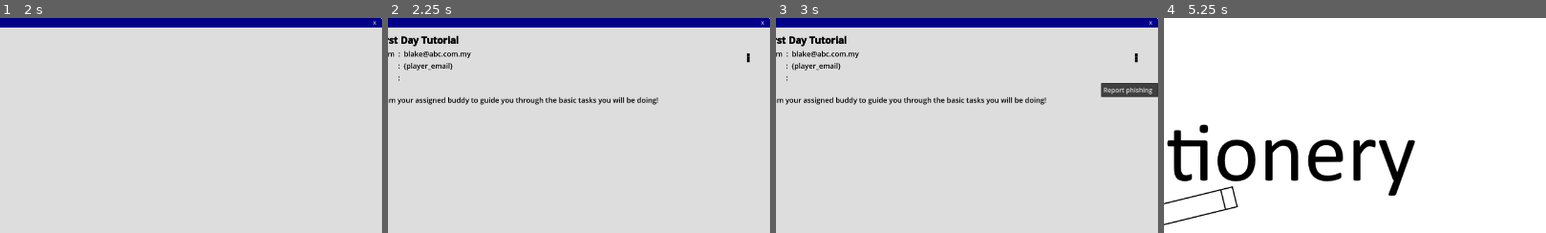
Above: before the commit, frames 1-4 (left to right).
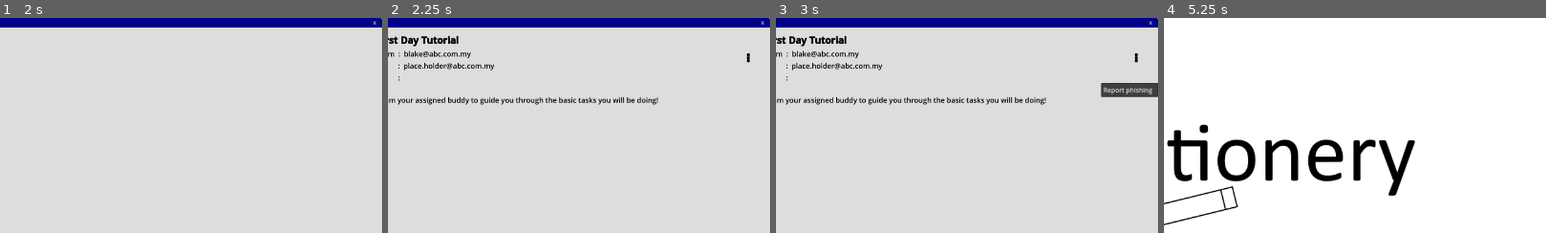
Above: after the commit, the same moments.

Repository: Wong-Kai-Lun/gamified-cybersecurity-awareness-training
Game: Godot game, scene res://game/main_menu/main_menu.tscn
Same seed, same stepped clock (60 frames per second), same inputs: the game is played once before the commit and once after it.
Inputs (mouse positions are % of the whole screen's width and height, from its top left):
- Up to frame 1 (2 s): click "New Game" at 0.5 s; click "Monday" at 1.25 s
- Up to frame 2 (2.25 s): click (32, 8) at 2.02 s
- Up to frame 3 (3 s): click "⋮" at 2.75 s
- Up to frame 4 (5.25 s): click (2, 97) at 3.5 s; click "Inv" at 4.25 s; click "3M" at 5 s
The pictures show only the part of the screen within x 50-100%, y 0-50%; the shares and areas given below are measured in that part.

Frame 1 is identical in both runs. In frame 2, 0.4% of the frame differs, in the area x 4-28%, y 20-25%; in frame 3, 0.4%; in frame 4, nothing differs.

Commit message:
Update GameManager.gd
- Now starting on having player's credentials for dynamic, custom email loading.

Diff:
--- a/godot/data/file/1_genius_purchase_order.tres
+++ b/godot/data/file/1_genius_purchase_order.tres
@@ -7,6 +7,6 @@
 script = ExtResource("1_8koud")
 file_id = "1_genius_purchase_order"
 file_texture = ExtResource("1_g05u2")
-file_name = "Genius Purchase Order"
+file_name = "Genius Purchase Order.pdf"
 file_context = 0
 file_type = 0
--- a/godot/game/game_manager.gd
+++ b/godot/game/game_manager.gd
@@ -2,12 +2,27 @@
 class_name GameManager
 
 signal inventory_changed(inventory: Array[FileData])
+
+# Player Values
+var _COMPANY_DOMAIN = "@abc.com.my"
+var _player_name: String = "Placeholder"
+var _player_email: String = "place.holder" + _COMPANY_DOMAIN
 
 var _inventory: Array[FileData] = []
 var _recycle_bin: Array[FileData] = []
 
 func _ready():
 	print("GameManager is online!")
+
+
+func replace_placeholder_name(placeholder_name: String) -> String:
+	var replaced_name = placeholder_name.replace(placeholder_name, _player_name)
+	return replaced_name
+
+
+func replace_placeholder_email(placeholder_email: String) -> String:
+	var replaced_email = placeholder_email.replace(placeholder_email, _player_email)
+	return replaced_email
 
 func add_file_to_inventory(file: FileData) -> void:
 	var new_file := file.duplicate()
--- a/godot/game/main_game/programs/email_client/email_body/email_body.gd
+++ b/godot/game/main_game/programs/email_client/email_body/email_body.gd
@@ -57,7 +57,10 @@
 
 	subject.bbcode_text = "[b]" + data.subject
 	from_rtl.text = data.sender_address
-	to_rtl.text = data.to_address
+
+	var player_to_address = GameManagerInstance.replace_placeholder_email(data.to_address)
+	to_rtl.text = player_to_address
+
 	cc_rtl.text = data.cc_address
 	body_rtl.bbcode_text = data.email_body
 
@@ -76,7 +79,7 @@
 # Update it to show a drop zone arrow icon in can_drop_data func
 func _setup_outbound(data: EmailData) -> void:
 	_setup_message(data)
-	outbound_file_container_instance.clear_files()
+	outbound_file_container_instance.draw_files()
 	outbound_file_container_instance.show()
 	send_button.show()
 
--- a/godot/game/main_game/programs/email_client/email_body/email_body.tscn
+++ b/godot/game/main_game/programs/email_client/email_body/email_body.tscn
@@ -81,6 +81,7 @@
 custom_minimum_size = Vector2(100, 50)
 layout_mode = 2
 size_flags_vertical = 4
+mouse_default_cursor_shape = 2
 theme_override_styles/focus = SubResource("StyleBoxEmpty_o3oar")
 theme_override_styles/hover = SubResource("StyleBoxFlat_07eb5")
 theme_override_styles/pressed = SubResource("StyleBoxFlat_dow8o")
--- a/godot/game/main_game/programs/email_client/email_body/inbound_file_container.gd
+++ b/godot/game/main_game/programs/email_client/email_body/inbound_file_container.gd
@@ -9,6 +9,7 @@
 	for child in file_hflow.get_children():
 		child.queue_free()
 
+
 func populate(attached_files: Array[FileData]) -> void:
 	for file_data in attached_files:
 		var file_instance := file_scene.instantiate()
--- a/godot/game/main_game/programs/email_client/email_body/inbound_file_container.tscn
+++ b/godot/game/main_game/programs/email_client/email_body/inbound_file_container.tscn
@@ -35,5 +35,4 @@
 
 [node name="FileHFlow" type="HFlowContainer" parent="PanelContainer/MarginContainer"]
 layout_mode = 2
-size_flags_vertical = 4
 theme_override_constants/h_separation = 8
--- a/godot/game/main_game/programs/email_client/email_body/outbound_file_container.gd
+++ b/godot/game/main_game/programs/email_client/email_body/outbound_file_container.gd
@@ -4,10 +4,31 @@
 @onready var file_scene: PackedScene = preload("res://game/main_game/programs/file/file.tscn")
 var outbound_file_array: Array[FileData] = []
 
+@onready var drop_icon: TextureRect = $PanelContainer/TextureRect
 
+func _process(delta: float) -> void:
+	if outbound_file_array.is_empty():
+		drop_icon.show()
+	else:
+		drop_icon.hide()
+
+# draw files available in outbound array to keep
 func clear_files() -> void:
 	for child in outbound_hflow.get_children():
 		child.queue_free()
+
+
+func draw_files() -> void:
+	if outbound_file_array.is_empty():
+		return
+
+	clear_files()
+	for file_data in outbound_file_array:
+		var file_instance := file_scene.instantiate()
+		outbound_hflow.add_child(file_instance)
+		file_instance.setup(file_data)
+		file_instance.remove_requested.connect(_remove_outbound_file_data)
+
 
 func get_outbound_array() -> Array[FileData]:
 	return outbound_file_array
@@ -19,12 +40,8 @@
 
 func _drop_data(at_position: Vector2, data: Variant) -> void:
 	var outbound_file_data = GameManagerInstance.change_inventory_to_outbound(data)
-	var file_instance := file_scene.instantiate()
-	outbound_hflow.add_child(file_instance)
-	file_instance.setup(outbound_file_data)
-	file_instance.remove_requested.connect(_remove_outbound_file_data)
-
 	outbound_file_array.append(outbound_file_data)
+	draw_files()
 
 
 func _remove_outbound_file_data(file_data: FileData) -> void:
--- a/godot/game/main_game/programs/email_client/email_body/outbound_file_container.tscn
+++ b/godot/game/main_game/programs/email_client/email_body/outbound_file_container.tscn
@@ -1,6 +1,7 @@
-[gd_scene load_steps=3 format=3 uid="uid://blfb0yut3xa32"]
+[gd_scene load_steps=4 format=3 uid="uid://blfb0yut3xa32"]
 
 [ext_resource type="Script" path="res://game/main_game/programs/email_client/email_body/outbound_file_container.gd" id="1_pqt3o"]
+[ext_resource type="Texture2D" uid="uid://ct8bjrpy2xs44" path="res://assets/down_arrow.png" id="2_ykgql"]
 
 [sub_resource type="StyleBoxFlat" id="StyleBoxFlat_ldjdr"]
 bg_color = Color(0, 0, 0, 0.0666667)
@@ -8,12 +9,9 @@
 [node name="OutboundFileContainer" type="Control"]
 custom_minimum_size = Vector2(0, 200)
 layout_mode = 3
-anchors_preset = 15
+anchors_preset = 10
 anchor_right = 1.0
-anchor_bottom = 1.0
-offset_bottom = -880.0
 grow_horizontal = 2
-grow_vertical = 2
 size_flags_horizontal = 3
 size_flags_vertical = 3
 script = ExtResource("1_pqt3o")
@@ -28,6 +26,12 @@
 mouse_filter = 2
 theme_override_styles/panel = SubResource("StyleBoxFlat_ldjdr")
 
+[node name="TextureRect" type="TextureRect" parent="PanelContainer"]
+layout_mode = 2
+size_flags_horizontal = 4
+size_flags_vertical = 4
+texture = ExtResource("2_ykgql")
+
 [node name="MarginContainer" type="MarginContainer" parent="PanelContainer"]
 layout_mode = 2
 mouse_filter = 2
--- a/godot/game/main_game/programs/file/file.gd
+++ b/godot/game/main_game/programs/file/file.gd
@@ -18,12 +18,15 @@
 	match data.file_context:
 		FileData.FileContext.INBOUND:
 			_setup_inbound_file()
+			action_menu_button.flat = true
 
 		FileData.FileContext.INVENTORY:
 			_setup_inventory_file()
+			action_menu_button.flat = false
 
 		FileData.FileContext.OUTBOUND:
 			_setup_outbound_file()
+			action_menu_button.flat = true
 
 		FileData.FileContext.TRASH:
 			pass
--- a/godot/game/main_game/programs/file/file.tscn
+++ b/godot/game/main_game/programs/file/file.tscn
@@ -1,7 +1,17 @@
-[gd_scene load_steps=3 format=3 uid="uid://c2nqg7wkytt1g"]
+[gd_scene load_steps=7 format=3 uid="uid://c2nqg7wkytt1g"]
 
 [ext_resource type="Script" path="res://game/main_game/programs/file/file.gd" id="1_f2806"]
 [ext_resource type="Texture2D" uid="uid://0sxhrordswji" path="res://assets/file.png" id="1_uaw8u"]
+
+[sub_resource type="StyleBoxEmpty" id="StyleBoxEmpty_w8kp7"]
+
+[sub_resource type="StyleBoxFlat" id="StyleBoxFlat_8ia3t"]
+bg_color = Color(0, 0.733333, 1, 0.2)
+
+[sub_resource type="StyleBoxFlat" id="StyleBoxFlat_qiio6"]
+bg_color = Color(0, 0.733333, 1, 0.333333)
+
+[sub_resource type="StyleBoxEmpty" id="StyleBoxEmpty_ggat2"]
 
 [node name="File" type="Control"]
 custom_minimum_size = Vector2(125, 150)
@@ -22,7 +32,12 @@
 grow_horizontal = 2
 grow_vertical = 2
 mouse_filter = 1
+theme_override_styles/focus = SubResource("StyleBoxEmpty_w8kp7")
+theme_override_styles/hover = SubResource("StyleBoxFlat_8ia3t")
+theme_override_styles/pressed = SubResource("StyleBoxFlat_qiio6")
+theme_override_styles/normal = SubResource("StyleBoxEmpty_ggat2")
 button_mask = 2
+flat = false
 
 [node name="MarginContainer" type="MarginContainer" parent="ActionMenuButton"]
 layout_mode = 1
--- a/godot/game/main_game/programs/inventory/inventory.gd
+++ b/godot/game/main_game/programs/inventory/inventory.gd
@@ -10,7 +10,6 @@
 	GameManagerInstance.inventory_changed.connect(add_file_to_container)
 
 
-# GameManager changes state, UI redraw.
 # Activates when player inventory changes.
 func add_file_to_container(inventory: Array[FileData]) -> void:
 	for child in inventory_file_container.get_children():
Binary file added: godot/assets/down_arrow.png
Not shown, added: godot/assets/down_arrow.png.import
